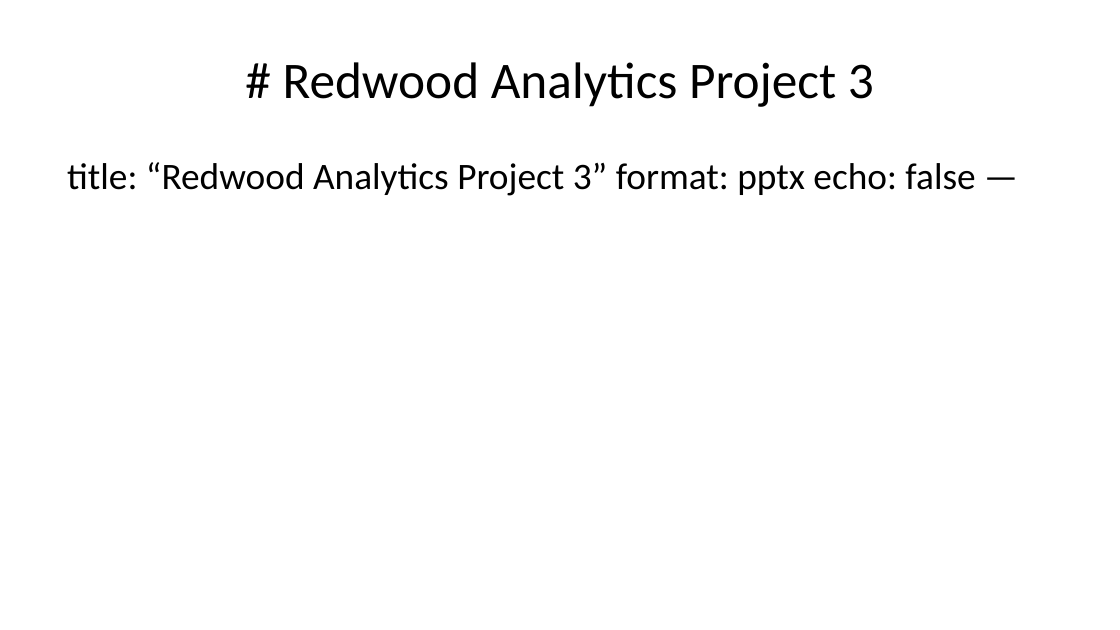
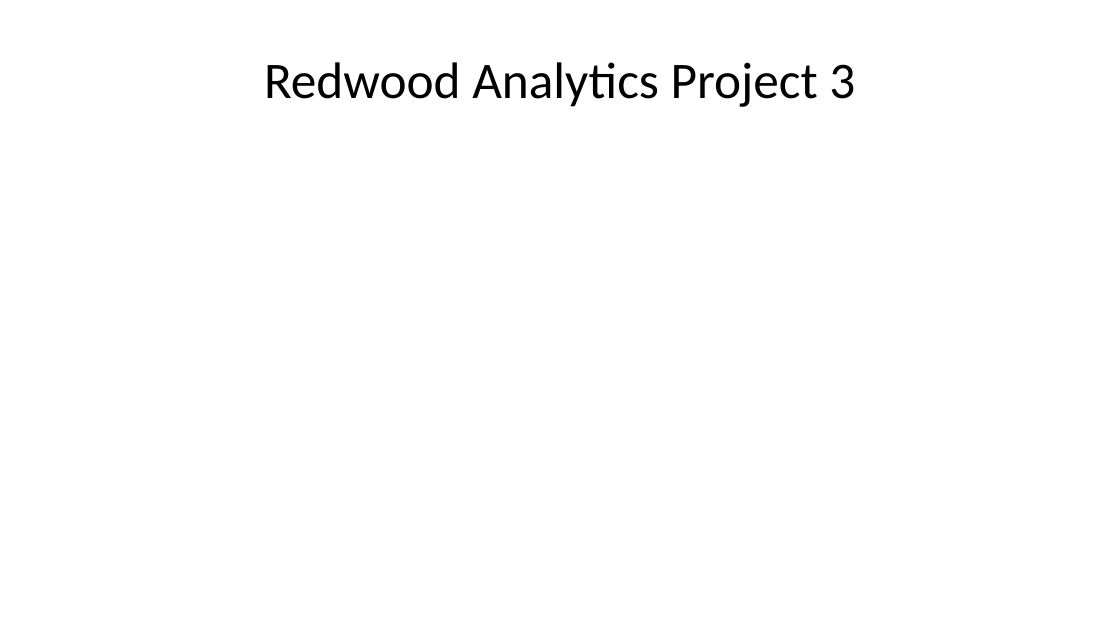
Before and after one commit to deancallahan25/Redwood-Analytics-Portfolio, a slide deck: slide 2 of Project-3/presentation.pptx. Drawn at 1120x630 pixels with LibreOffice and Linux fonts; fonts in the diff are those of the drawing. Boxes give left, top, right and bottom in pixels: in the first picture for what was removed or moved away, otherwise in the second. Text is boxed around its words. In the diff, an @@ line names an element or a change of style, - is before the commit and + after.

```diff
--- a/Project-3/presentation.pptx
+++ b/Project-3/presentation.pptx
@@ title at (264,62,855,107): text changed @@
-# Redwood Analytics Project 3
+Redwood Analytics Project 3
@@ text removed at (67,162,975,196) @@
-title: “Redwood Analytics Project 3” format: pptx echo: false —
```
Also in this commit, not shown: 2 other slides changed, 4 slides added, 1 other file.
